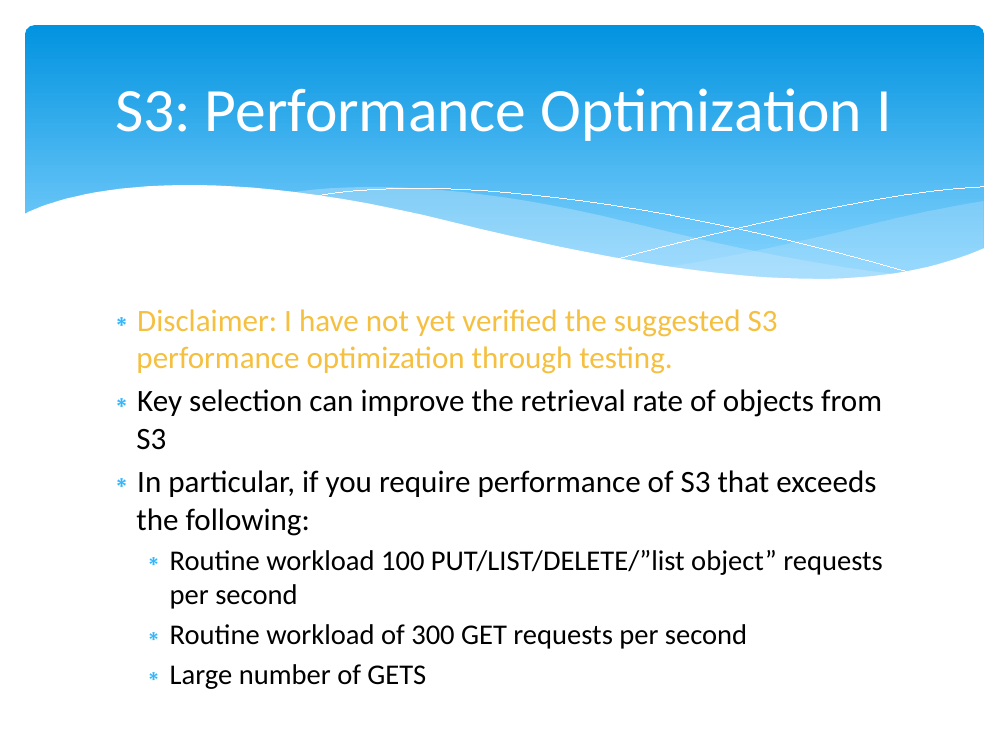
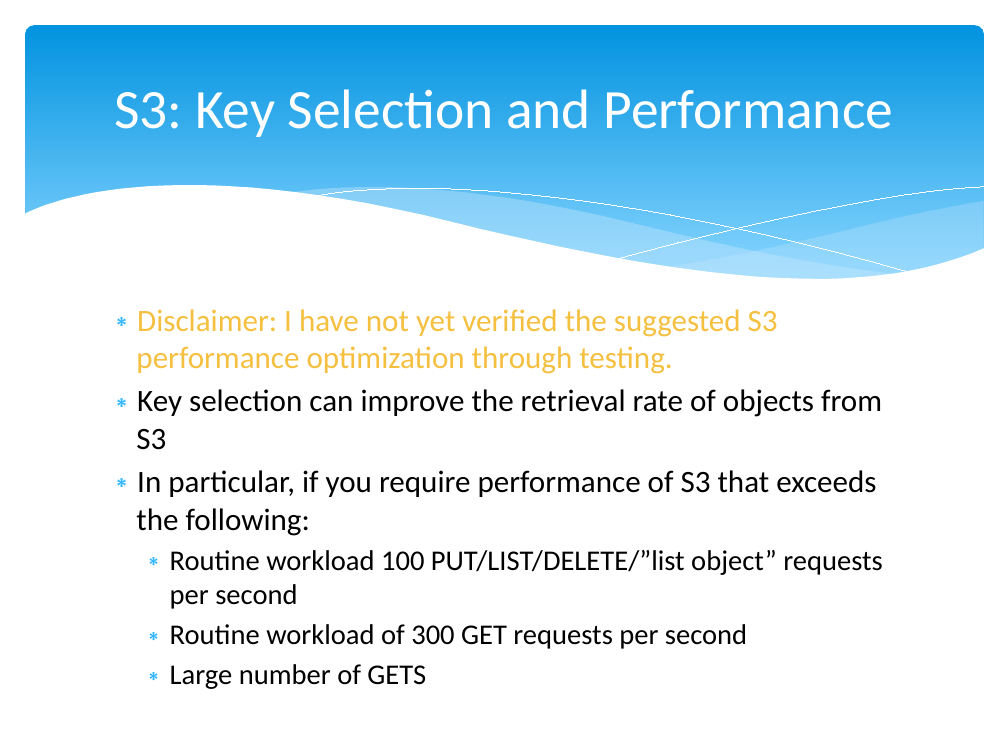
Before and after one commit to cloudavail/awstraining, a slide deck: slide 17 of aws-s3/aws-s3.pptx. Drawn at 1008x756 pixels with LibreOffice and Linux fonts; fonts in the diff are those of the drawing. Boxes give left, top, right and bottom in pixels: in the first picture for what was removed or moved away, otherwise in the second. Text is boxed around its words. In the diff, an @@ line names an element or a change of style, - is before the commit and + after.

```diff
--- a/aws-s3/aws-s3.pptx
+++ b/aws-s3/aws-s3.pptx
@@ title at (114, 89, 893, 137): text changed; size 44 to 39.6 pt @@
-S3: Performance Optimization I
+S3: Key Selection and Performance
```
Also in this commit, not shown: 5 other slides changed, 2 slides removed, 12 other files.
